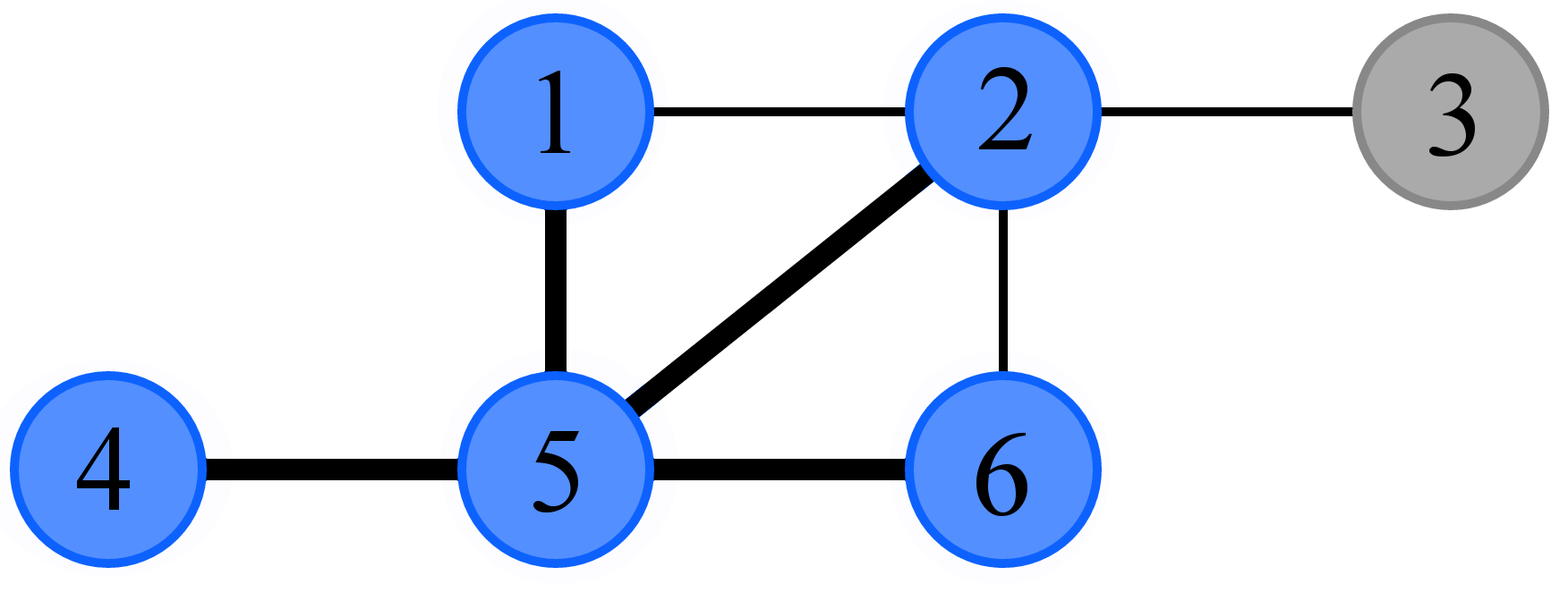
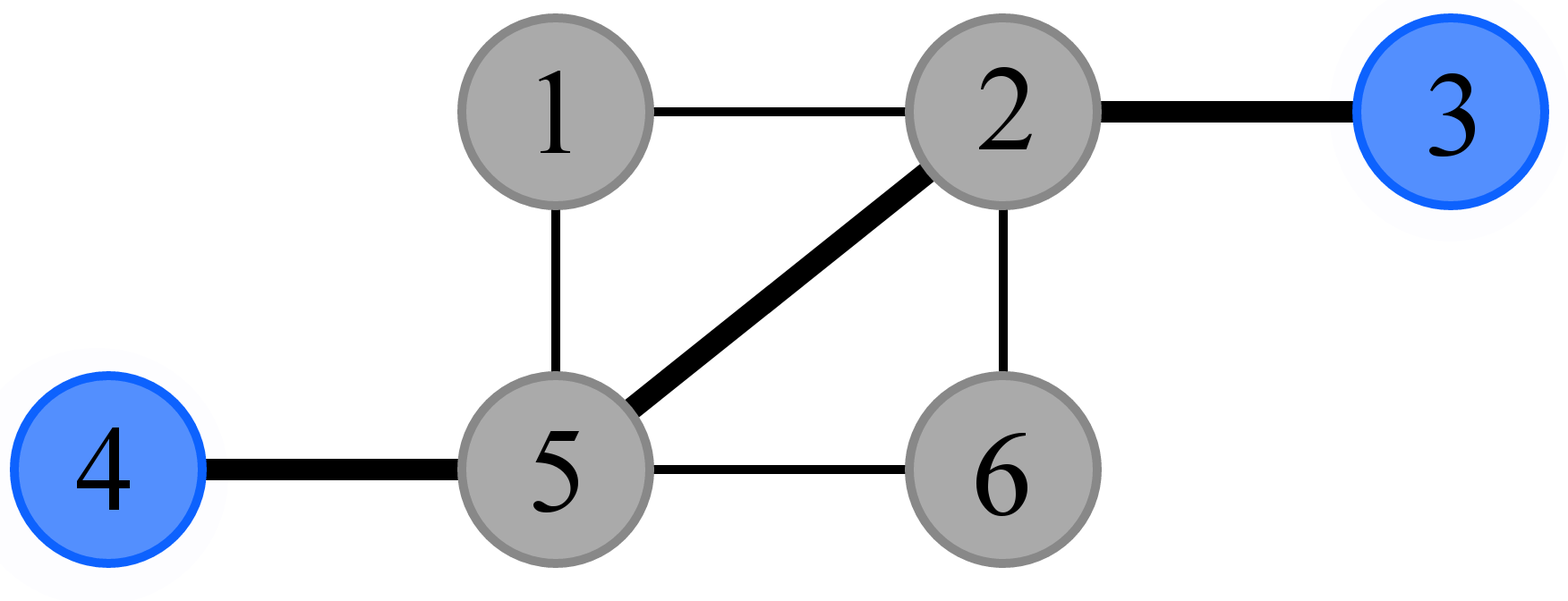
Layer changes from the first 1568 × 601 image to the second:
added layer "Pasted Layer #3" above "Pasted Layer #2" over [205, 13, 1550, 569]
added layer "Pasted Layer #2" above "main copy #2" over [205, 13, 1550, 569]
added layer "main copy #2" above "main copy #1" over [205, 13, 1550, 569]
hid "Pasted Layer #1" over [205, 13, 1550, 569]
